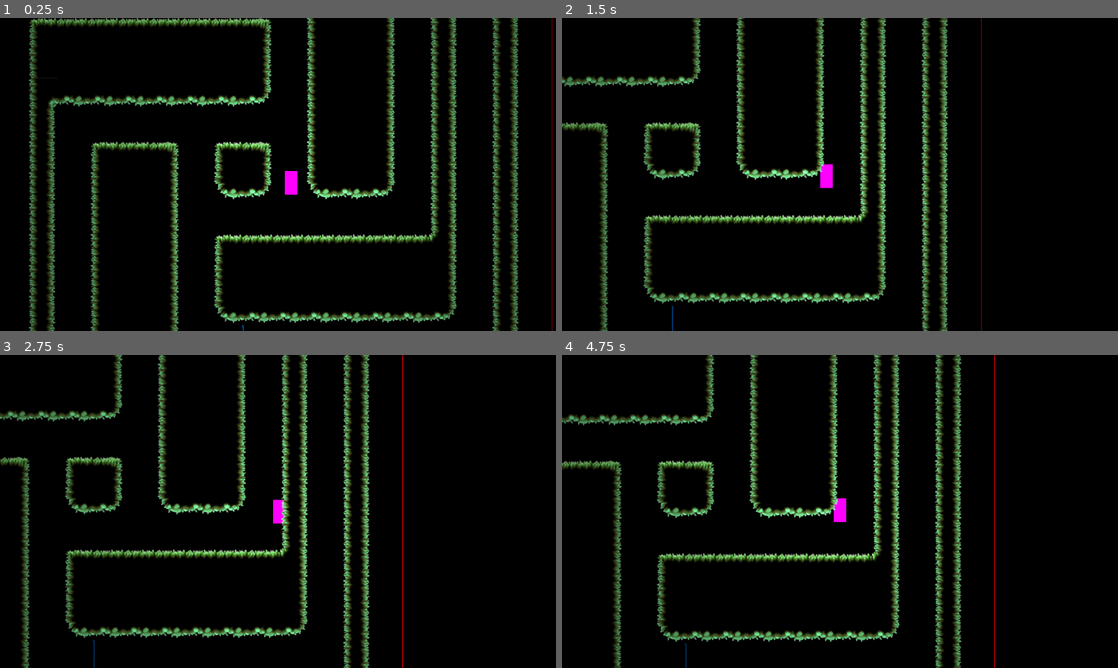
Above: before the commit, frames 1-4 (two rows, left to right).
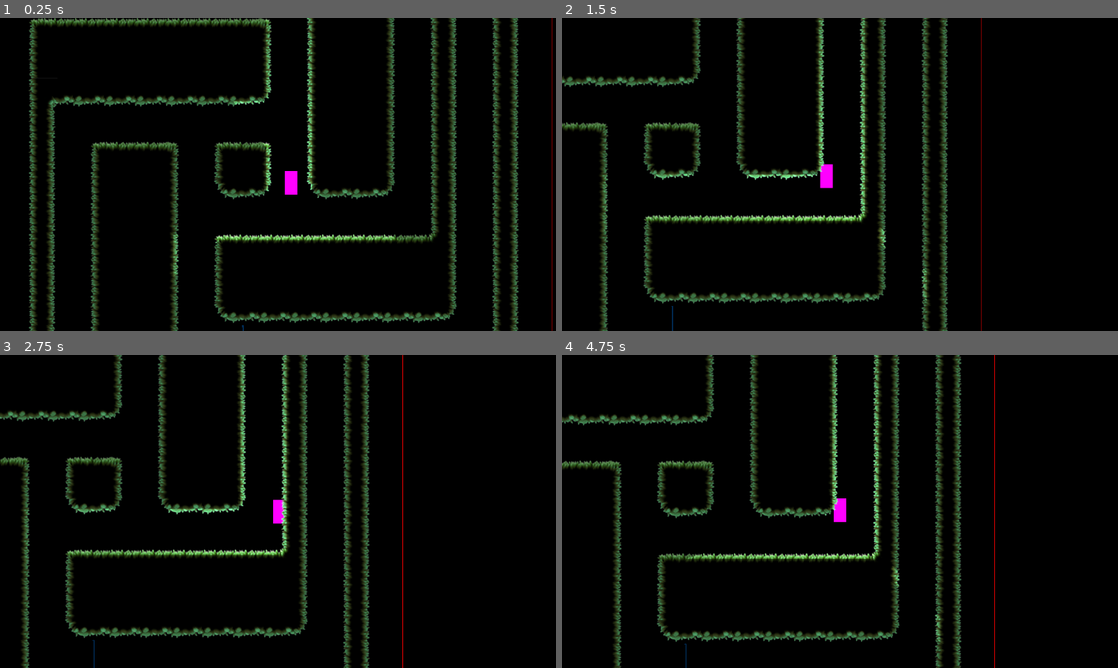
Above: after the commit, the same moments.

Repository: kit-solent/refrigerate
Game: Godot game, scene res://core/ingame.tscn
Same seed, same stepped clock (60 frames per second), same inputs: the game is played once before the commit and once after it.
Inputs:
- Up to frame 1 (0.25 s): no input
- Up to frame 2 (1.5 s): hold Right (player right) 0.53-1.28 s; tap Up (player jump) at 0.77 s; hold Left (player left) from 1.28 s (still down)
- Up to frame 3 (2.75 s): tap Up (player jump) at 1.52 s; release Left (player left) at 2.03 s; hold Right (player right) from 2.03 s (still down)
- Up to frame 4 (4.75 s): tap Up (player jump) at 3.02, 3.77, 4.52 s; release Right (player right) at 3.53 s; hold Left (player left) from 3.53 s (still down)

The runs differ from the first frame. In frame 1, 5.0% of the frame differs, in the area x 9-94%, y 0-100%; in frame 2, 4.5%; in frame 3, 4.4%; in frame 4, 4.9%.

Commit message:
SaveBot commit at 2024-12-30 11:46:26

Diff:
--- a/core/resources/tileset.tres
+++ b/core/resources/tileset.tres
@@ -7,51 +7,135 @@
 [sub_resource type="TileMapPattern" id="TileMapPattern_66sc8"]
 tile_data = PackedInt32Array(0, 196608, 3, 131072, 196608, 3, 262144, 196608, 3, 393216, 196608, 3, 524288, 196608, 3, 655360, 196608, 3, 786432, 196608, 3, 917504, 196608, 3)
 
+[sub_resource type="OccluderPolygon2D" id="OccluderPolygon2D_ys27h"]
+polygon = PackedVector2Array(-16, -16, -16, 32, 32, 32, 32, -16)
+
+[sub_resource type="OccluderPolygon2D" id="OccluderPolygon2D_y61bd"]
+polygon = PackedVector2Array(-16, -32, -16, 32, 32, 32, 32, -32)
+
+[sub_resource type="OccluderPolygon2D" id="OccluderPolygon2D_axs5r"]
+polygon = PackedVector2Array(32, -32, 32, 16, -16, 16, -16, -32)
+
+[sub_resource type="OccluderPolygon2D" id="OccluderPolygon2D_po3i8"]
+polygon = PackedVector2Array(-32, -16, 32, -16, 32, 32, -32, 32)
+
+[sub_resource type="OccluderPolygon2D" id="OccluderPolygon2D_fk5f5"]
+polygon = PackedVector2Array(-32, -32, -32, 32, 32, 32, 32, -32)
+
+[sub_resource type="OccluderPolygon2D" id="OccluderPolygon2D_lbiio"]
+polygon = PackedVector2Array(-32, -32, -32, 16, 32, 16, 32, -32)
+
+[sub_resource type="OccluderPolygon2D" id="OccluderPolygon2D_tqtqj"]
+polygon = PackedVector2Array(16, -16, -32, -16, -32, 32, 16, 32)
+
+[sub_resource type="OccluderPolygon2D" id="OccluderPolygon2D_l8xih"]
+polygon = PackedVector2Array(16, -32, 16, 32, -32, 32, -32, -32)
+
+[sub_resource type="OccluderPolygon2D" id="OccluderPolygon2D_fpphh"]
+polygon = PackedVector2Array(-32, 16, 16, 16, 16, -32, -32, -32)
+
+[sub_resource type="OccluderPolygon2D" id="OccluderPolygon2D_pkfr7"]
+polygon = PackedVector2Array(-16, -16, 16, -16, 16, 32, -16, 32)
+
+[sub_resource type="OccluderPolygon2D" id="OccluderPolygon2D_w2ofw"]
+polygon = PackedVector2Array(-16, 32, 16, 32, 16, -32, -16, -32)
+
+[sub_resource type="OccluderPolygon2D" id="OccluderPolygon2D_76rja"]
+polygon = PackedVector2Array(-16, -32, -16, 16, 16, 16, 16, -32)
+
+[sub_resource type="OccluderPolygon2D" id="OccluderPolygon2D_aub2g"]
+polygon = PackedVector2Array(-32, -32, -32, 32, 16, 32, 16, 16, 32, 16, 32, -32)
+
+[sub_resource type="OccluderPolygon2D" id="OccluderPolygon2D_ph1ct"]
+polygon = PackedVector2Array(32, 32, -32, 32, -32, -32, 16, -32, 16, -16, 32, -16)
+
+[sub_resource type="OccluderPolygon2D" id="OccluderPolygon2D_lcse5"]
+polygon = PackedVector2Array(-16, -16, -32, -16, -32, 32, 16, 32, 16, 16, 32, 16, 32, -16, 16, -16, 16, -32, -16, -32)
+
+[sub_resource type="OccluderPolygon2D" id="OccluderPolygon2D_ow6qj"]
+polygon = PackedVector2Array(-32, -32, -32, 16, -16, 16, -16, 32, 32, 32, 32, -32)
+
+[sub_resource type="OccluderPolygon2D" id="OccluderPolygon2D_iegq0"]
+polygon = PackedVector2Array(-32, -16, -32, 32, 32, 32, 32, -32, -16, -32, -16, -16)
+
+[sub_resource type="OccluderPolygon2D" id="OccluderPolygon2D_xwes1"]
+polygon = PackedVector2Array(-16, -32, -16, -16, -32, -16, -32, 16, -16, 16, -16, 32, 16, 32, 16, 16, 32, 16, 32, -32)
+
+[sub_resource type="OccluderPolygon2D" id="OccluderPolygon2D_2pfbf"]
+polygon = PackedVector2Array(-16, -32, -16, -16, -32, -16, -32, 32, 32, 32, 32, -16, 16, -16, 16, -32)
+
+[sub_resource type="OccluderPolygon2D" id="OccluderPolygon2D_nwkmp"]
+polygon = PackedVector2Array(-16, -32, -16, -16, -32, -16, -32, 16, -16, 16, -16, 32, 32, 32, 32, -32)
+
+[sub_resource type="OccluderPolygon2D" id="OccluderPolygon2D_65gr5"]
+polygon = PackedVector2Array(-32, -32, -32, 32, 16, 32, 16, 16, 32, 16, 32, -16, 16, -16, 16, -32)
+
 [sub_resource type="TileSetAtlasSource" id="TileSetAtlasSource_jrbhc"]
 resource_name = "Mossy Terrain"
 texture = ExtResource("1_ow7sq")
 texture_region_size = Vector2i(64, 64)
 0:0/0 = 0
+0:0/0/occlusion_layer_0/polygon = SubResource("OccluderPolygon2D_ys27h")
 0:0/0/physics_layer_0/polygon_0/points = PackedVector2Array(-16, -16, 32, -16, 32, 32, -16, 32)
 1:0/0 = 0
+1:0/0/occlusion_layer_0/polygon = SubResource("OccluderPolygon2D_po3i8")
 1:0/0/physics_layer_0/polygon_0/points = PackedVector2Array(-32, -16, 32, -16, 32, 32, -32, 32)
 2:0/0 = 0
+2:0/0/occlusion_layer_0/polygon = SubResource("OccluderPolygon2D_tqtqj")
 2:0/0/physics_layer_0/polygon_0/points = PackedVector2Array(-32, -16, 16, -16, 16, 32, -32, 32)
 3:0/0 = 0
+3:0/0/occlusion_layer_0/polygon = SubResource("OccluderPolygon2D_pkfr7")
 3:0/0/physics_layer_0/polygon_0/points = PackedVector2Array(-16, -16, 16, -16, 16, 32, -16, 32)
 4:0/0 = 0
+4:0/0/occlusion_layer_0/polygon = SubResource("OccluderPolygon2D_aub2g")
 4:0/0/physics_layer_0/polygon_0/points = PackedVector2Array(-32, -32, 32, -32, 32, 16, 16, 16, 16, 32, -32, 32)
 5:0/0 = 0
+5:0/0/occlusion_layer_0/polygon = SubResource("OccluderPolygon2D_ow6qj")
 5:0/0/physics_layer_0/polygon_0/points = PackedVector2Array(-32, -32, 32, -32, 32, 32, -16, 32, -16, 16, -16, 16, -32, 16)
 6:0/0 = 0
+6:0/0/occlusion_layer_0/polygon = SubResource("OccluderPolygon2D_2pfbf")
 6:0/0/physics_layer_0/polygon_0/points = PackedVector2Array(-16, -16, -32, -16, -32, 32, 32, 32, 32, -16, 16, -16, 16, -32, -16, -32)
 0:1/0 = 0
+0:1/0/occlusion_layer_0/polygon = SubResource("OccluderPolygon2D_y61bd")
 0:1/0/physics_layer_0/polygon_0/points = PackedVector2Array(32, -32, 32, 32, -16, 32, -16, -32)
 1:1/0 = 0
+1:1/0/occlusion_layer_0/polygon = SubResource("OccluderPolygon2D_fk5f5")
 1:1/0/physics_layer_0/polygon_0/points = PackedVector2Array(-32, -32, 32, -32, 32, 32, -32, 32)
 2:1/0 = 0
+2:1/0/occlusion_layer_0/polygon = SubResource("OccluderPolygon2D_l8xih")
 2:1/0/physics_layer_0/polygon_0/points = PackedVector2Array(-32, -32, 16, -32, 16, 32, -32, 32)
 3:1/0 = 0
+3:1/0/occlusion_layer_0/polygon = SubResource("OccluderPolygon2D_w2ofw")
 3:1/0/physics_layer_0/polygon_0/points = PackedVector2Array(-16, -32, 16, -32, 16, 32, -16, 32)
 4:1/0 = 0
+4:1/0/occlusion_layer_0/polygon = SubResource("OccluderPolygon2D_ph1ct")
 4:1/0/physics_layer_0/polygon_0/points = PackedVector2Array(-32, -32, -32, 32, 32, 32, 32, -16, 16, -16, 16, -32)
 5:1/0 = 0
+5:1/0/occlusion_layer_0/polygon = SubResource("OccluderPolygon2D_iegq0")
 5:1/0/physics_layer_0/polygon_0/points = PackedVector2Array(-16, -32, -16, -16, -32, -16, -32, 32, 32, 32, 32, -32)
 6:1/0 = 0
+6:1/0/occlusion_layer_0/polygon = SubResource("OccluderPolygon2D_nwkmp")
 6:1/0/physics_layer_0/polygon_0/points = PackedVector2Array(-16, -32, -16, -16, -32, -16, -32, 16, -16, 16, -16, 32, 32, 32, 32, -32)
 0:2/0 = 0
+0:2/0/occlusion_layer_0/polygon = SubResource("OccluderPolygon2D_axs5r")
 0:2/0/physics_layer_0/polygon_0/points = PackedVector2Array(-16, -32, -16, 16, 32, 16, 32, -32)
 1:2/0 = 0
+1:2/0/occlusion_layer_0/polygon = SubResource("OccluderPolygon2D_lbiio")
 1:2/0/physics_layer_0/polygon_0/points = PackedVector2Array(-32, -32, -32, 16, 32, 16, 32, -32)
 2:2/0 = 0
+2:2/0/occlusion_layer_0/polygon = SubResource("OccluderPolygon2D_fpphh")
 2:2/0/physics_layer_0/polygon_0/points = PackedVector2Array(-32, -32, -32, 16, 16, 16, 16, -32)
 3:2/0 = 0
+3:2/0/occlusion_layer_0/polygon = SubResource("OccluderPolygon2D_76rja")
 3:2/0/physics_layer_0/polygon_0/points = PackedVector2Array(-16, 16, 16, 16, 16, -32, -16, -32)
 4:2/0 = 0
+4:2/0/occlusion_layer_0/polygon = SubResource("OccluderPolygon2D_lcse5")
 4:2/0/physics_layer_0/polygon_0/points = PackedVector2Array(-32, 32, -32, -16, -16, -16, -16, -32, 16, -32, 16, -16, 32, -16, 32, 16, 16, 16, 16, 32)
 5:2/0 = 0
+5:2/0/occlusion_layer_0/polygon = SubResource("OccluderPolygon2D_xwes1")
 5:2/0/physics_layer_0/polygon_0/points = PackedVector2Array(-16, -32, 32, -32, 32, 16, 16, 16, 16, 32, -16, 32, -16, 16, -32, 16, -32, -16, -16, -16)
 6:2/0 = 0
+6:2/0/occlusion_layer_0/polygon = SubResource("OccluderPolygon2D_65gr5")
 6:2/0/physics_layer_0/polygon_0/points = PackedVector2Array(-32, 32, -32, -32, 16, -32, 16, -16, 32, -16, 32, 16, 16, 16, 16, 32)
 0:3/0 = 0
 0:3/0/physics_layer_0/polygon_0/points = PackedVector2Array(-16, -16, -16, 16, 32, 16, 32, -16)
--- a/core/tools.gd
+++ b/core/tools.gd
@@ -586,30 +586,7 @@
 
 	return new
 
-
-
-
-func print_desmos(obj, hint:String = ""):
-	"""
-	Prints a string reperesentation of certain objects that can be pasted into
-	desmos (https://www.desmos.com/calculator) for quick visualisation.
-	The `hint` parameter is used to differentiate between entities with the same
-	object reperesentation e.g. both lines and polygons are PackedVector2Arrays.
-	"""
-	@warning_ignore("unused_variable")
-	var result = ""
-	if obj is Polygon2D:
-		obj = obj.polygon
-		hint = "polygon"
-	if obj is Line2D:
-		obj = obj.points
-		hint = "line"
-
-	if obj is PackedVector2Array:
-		if hint == "polygon":
-			result += "polygon("
-			# TODO this could be worth finishing. Could also write a scene to display these sorts of things
-		if hint == "line":
-			pass
-		else:
-			printerr("unsupported hint: "+hint+" for object type PackedVector2Array.")
+func visual_node(node:Node):
+	"""
+	Returns a visual reperesentation of the given node.
+	"""
Not shown: 1 places in core/resources/tileset.tres that only renumber resources
